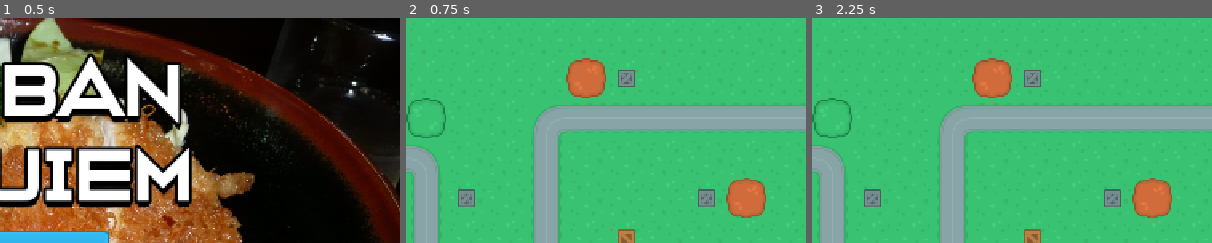
Above: before the commit, frames 1-3 (left to right).
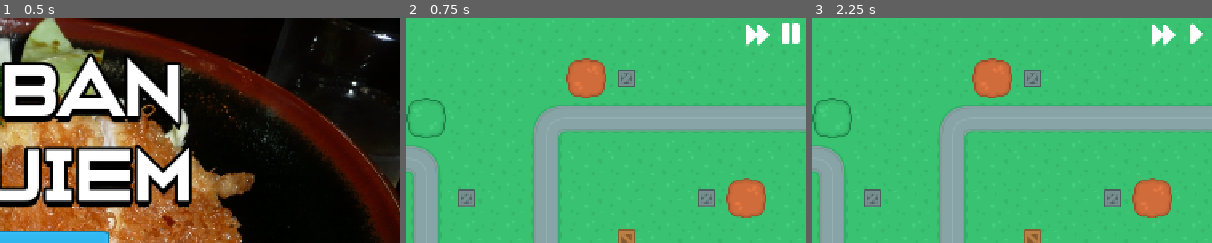
Above: after the commit, the same moments.

Repository: lukeai-tan/nanban-requiem-orbital
Game: Godot game, scene res://SceneHandler.tscn
Two runs of this game, one before a commit and one after it. Both use one fixed random seed, a clock stepped at 60 frames per second and the inputs below.
Inputs (mouse positions are % of the whole screen's width and height, from its top left):
- Up to frame 1 (0.5 s): no input
- Up to frame 2 (0.75 s): click "New Game" at 0.5 s
- Up to frame 3 (2.25 s): click (94, 5) at 1.27 s; click (98, 5) at 2.02 s
The pictures show only the part of the screen within x 50-100%, y 0-50%; the shares and areas given below are measured in that part.

Frame 1 is identical in both runs. In frame 2, 0.7% of the frame differs, in the area x 85-99%, y 2-13%; in frame 3, 0.6%.

Commit message:
added pause, play and fast forward buttons

Diff:
--- a/Scenes/MainScenes/GameScene.tscn
+++ b/Scenes/MainScenes/GameScene.tscn
@@ -8,6 +8,9 @@
 [ext_resource type="Texture2D" uid="uid://c38f4yytye8ga" path="res://Assets/UI/Buttons/button_square_depth_flat.png" id="5_no243"]
 [ext_resource type="Texture2D" uid="uid://dcw0ohdkpaccy" path="res://Assets/Towers/towerDefense_tile249.png" id="6_o10dm"]
 [ext_resource type="Texture2D" uid="uid://cntcgyt8s5788" path="res://Assets/Towers/towerDefense_tile250.png" id="7_no243"]
+[ext_resource type="Texture2D" uid="uid://crp3r2xqp5tc3" path="res://Assets/Icons/fastForward.png" id="9_80vwl"]
+[ext_resource type="Texture2D" uid="uid://w3koertuxglx" path="res://Assets/Icons/pause.png" id="9_br1xs"]
+[ext_resource type="Texture2D" uid="uid://b52i1tf2w03ea" path="res://Assets/Icons/forward.png" id="10_80vwl"]
 
 [node name="GameScene" type="Node2D"]
 script = ExtResource("1_68uyl")
@@ -75,3 +78,24 @@
 grow_horizontal = 2
 grow_vertical = 2
 texture = ExtResource("7_no243")
+
+[node name="GameControls" type="HBoxContainer" parent="UI/HUD"]
+custom_minimum_size = Vector2(150, 75)
+layout_direction = 2
+layout_mode = 1
+anchors_preset = 1
+anchor_left = 1.0
+anchor_right = 1.0
+grow_horizontal = 0
+alignment = 2
+
+[node name="FastForward" type="TextureButton" parent="UI/HUD/GameControls"]
+layout_mode = 2
+texture_normal = ExtResource("9_80vwl")
+
+[node name="PausePlay" type="TextureButton" parent="UI/HUD/GameControls"]
+layout_direction = 3
+layout_mode = 2
+toggle_mode = true
+texture_normal = ExtResource("9_br1xs")
+texture_pressed = ExtResource("10_80vwl")
Binary file added: Assets/Icons/fastForward.png
Not shown, added: Assets/Icons/fastForward.png.import
Binary file added: Assets/Icons/forward.png
Not shown, added: Assets/Icons/forward.png.import
Binary file added: Assets/Icons/pause.png
Not shown, added: Assets/Icons/pause.png.import
Not shown: 1 places in Scenes/MainScenes/GameScene.tscn that only renumber resources
